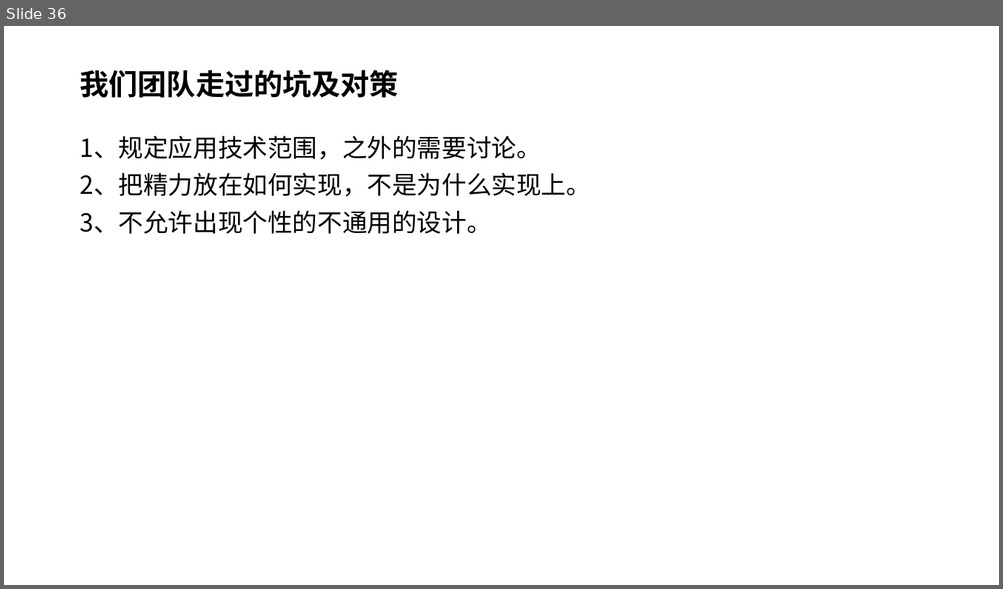
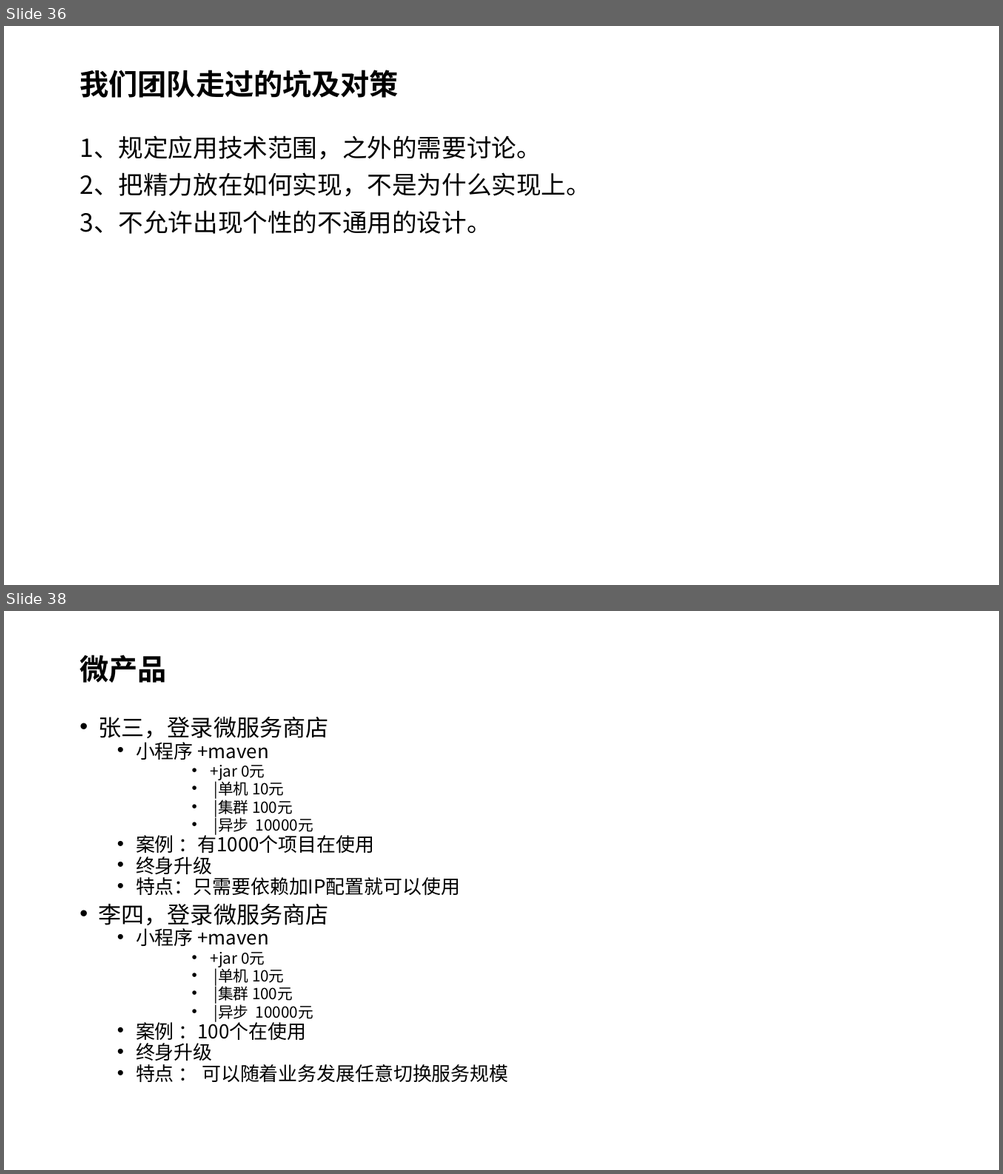
Before and after one commit to douster/design, a slide deck: 微服务/微服务学习实践交流分享.pptx. Shown one above the other, each under a label of ours: slide 36 before the commit, slides 36 and 38 after it; the slides between them are not shown. The pictures are 1003x589 and 1003x1174 pixels, drawn with LibreOffice and Linux fonts; fonts in the diff are those of the drawing; background and template pictures are left out. Boxes give left, top, right and bottom in pixels: in the first picture for what was removed or moved away, otherwise in the second. Text is boxed around its words. In the diff, an @@ line names an element or a change of style, - is before the commit and + after.

```diff
--- a/微服务/微服务学习实践交流分享.pptx
+++ b/微服务/微服务学习实践交流分享.pptx
@@ slide 38 added at (4,611,999,1170), background picture (left out) @@
@@ title added at (79,655,166,683), 28 pt, text #000000, bold @@
+微产品
@@ text added at (99,717,508,1082), 18.5 pt, text #000000 @@
+• 张三，登录微服务商店
+  • 小程序 +maven
+      • +jar 0元
+      • |单机 10元
+      • |集群 100元
+      • |异步 10000元
+  • 案例 ：有1000个项目在使用
+  • 终身升级
+  • 特点：只需要依赖加IP配置就可以使用
+• 李四，登录微服务商店
+  • 小程序 +maven
+      • +jar 0元
+      • |单机 10元
+      • |集群 100元
+      • |异步 10000元
+  • 案例 ：100个在使用
+  • 终身升级
+  • 特点 ： 可以随着业务发展任意切换服务规模
```
Also in this commit, not shown: 2 other slides added.
